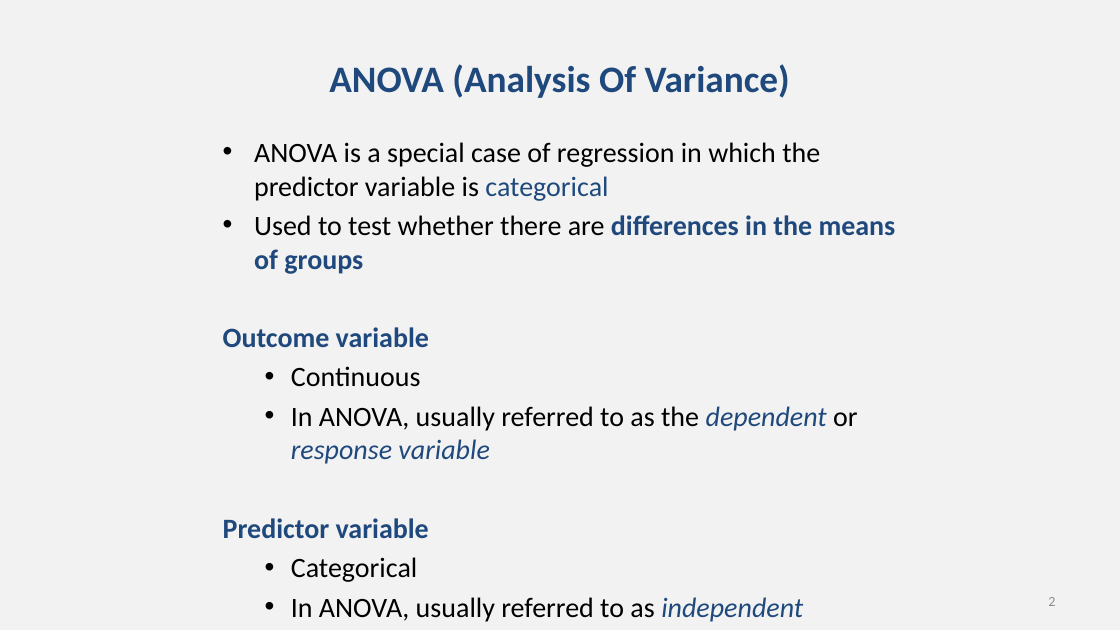
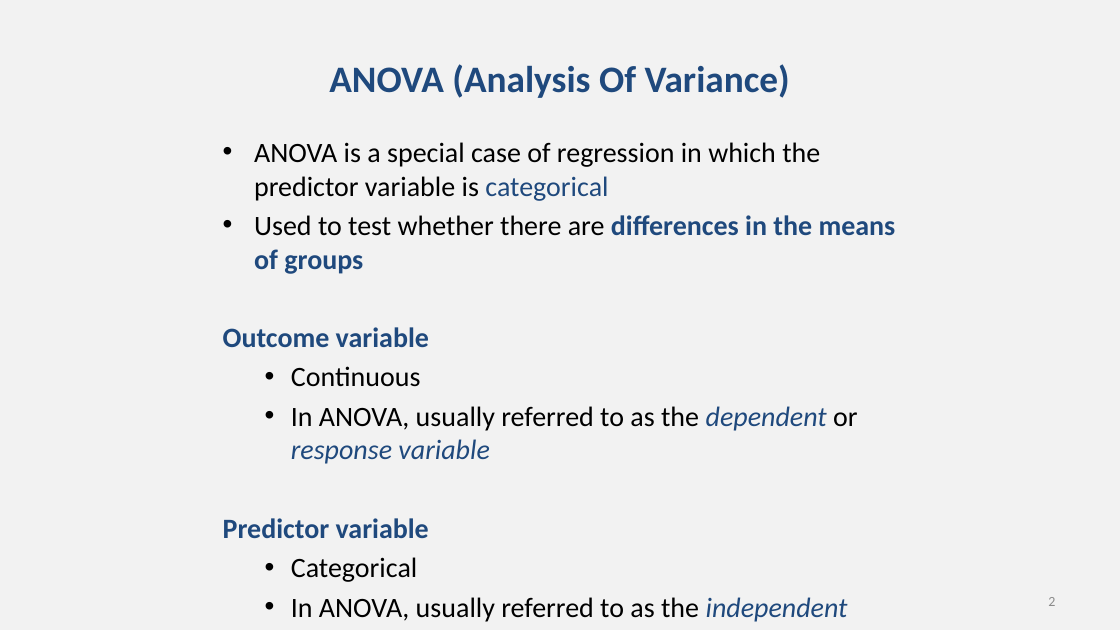
Before and after one commit to chrisjberry/datafluencyCB, a slide deck: slide 2 of docs/slides/PSYC753_L3_ANOVA_1.pptx. Drawn at 1120x630 pixels with LibreOffice and Linux fonts; fonts in the diff are those of the drawing. Boxes give left, top, right and bottom in pixels: in the first picture for what was removed or moved away, otherwise in the second. Text is boxed around its words. In the diff, an @@ line names an element or a change of style, - is before the commit and + after.

```diff
--- a/docs/slides/PSYC753_L3_ANOVA_1.pptx
+++ b/docs/slides/PSYC753_L3_ANOVA_1.pptx
@@ text at (291, 597, 848, 622): text changed @@
-  • In ANOVA, usually referred to as independent variable
+  • In ANOVA, usually referred to as the independent variable
```
Also in this commit, not shown: 9 other slides changed, 2 slides added, 1 slide removed.
